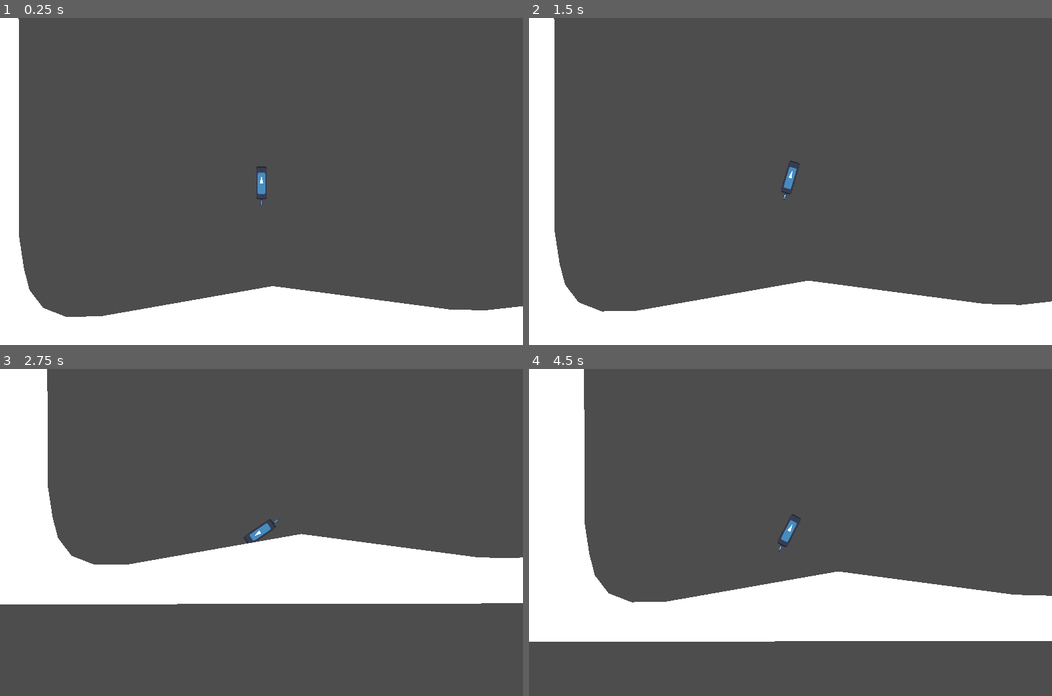
Above: before the commit, frames 1-4 (two rows, left to right).
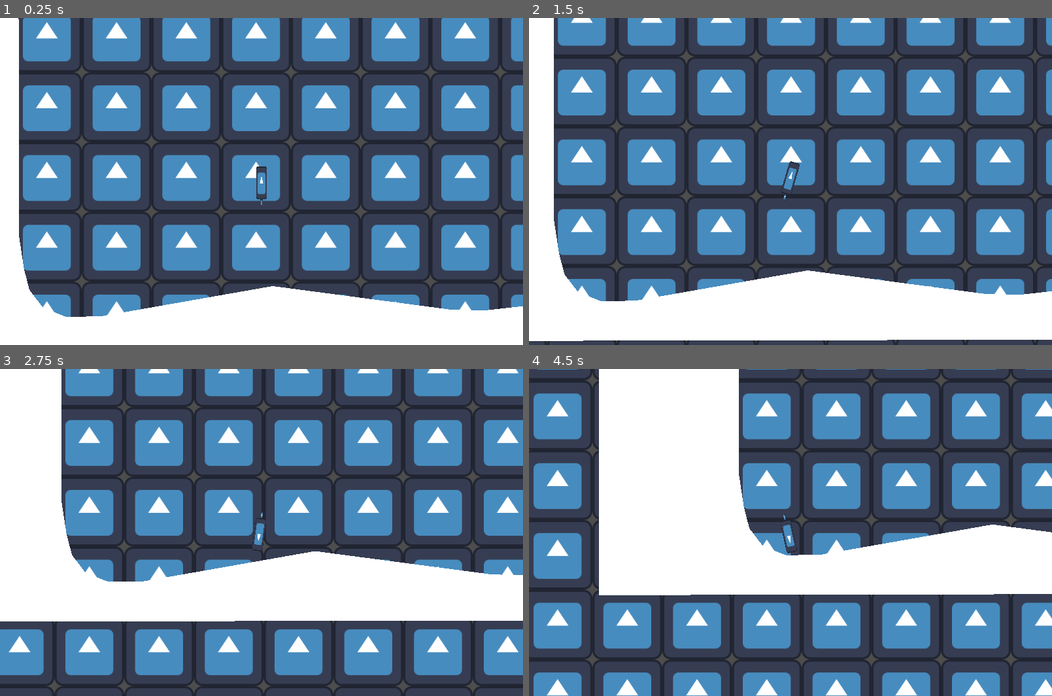
Above: after the commit, the same moments.

Repository: jarsnow/pogo_godot
Game: Godot game, scene res://scenes/main.tscn
The game is run twice, just before and just after one commit, with the same random seed, the same clock (stepped at 60 frames per second) and the same inputs. The engine's default icon, where the game draws it, is replaced by a stand-in: a white triangle on a blue panel in a dark square.
Inputs:
- Up to frame 1 (0.25 s): no input
- Up to frame 2 (1.5 s): hold Space (jump) 0.53-1.28 s; tap D (turn_clockwise) at 1.35 s
- Up to frame 3 (2.75 s): tap Space (jump) at 1.52, 1.55, 1.82, 2.3 s; hold A (turn_counterclockwise) from 2.03 s (still down)
- Up to frame 4 (4.5 s): release A (turn_counterclockwise) at 2.78 s; tap Space (jump) at 2.85, 3.02, 3.32, 3.77, 3.8, 4.07 s; hold D (turn_clockwise) 3.53-4.28 s; tap R (reset) at 4.15 s; tap A (turn_counterclockwise) at 4.35 s

The runs differ from the first frame. In frame 1, 49% of the frame differs, in the area x 3-100%, y 0-92%; in frame 2, 49%; in frame 3, 52%; in frame 4, 74%, in the area x 0-100%, y 0-100%.

Commit message:
I believe as accurate as I want it now

Diff:
--- a/scenes/main.tscn
+++ b/scenes/main.tscn
@@ -1,14 +1,21 @@
-[gd_scene load_steps=5 format=3 uid="uid://d1sle448q3qa8"]
+[gd_scene load_steps=6 format=3 uid="uid://d1sle448q3qa8"]
 
 [ext_resource type="Script" path="res://scripts/main.gd" id="1_j5k7r"]
 [ext_resource type="PackedScene" uid="uid://cfg0qt71lmmd8" path="res://scenes/player.tscn" id="1_l87f0"]
 [ext_resource type="PackedScene" uid="uid://by06c856ll3jb" path="res://scenes/collision_map.tscn" id="2_rkduw"]
+[ext_resource type="Texture2D" uid="uid://78idod2x4s4x" path="res://assets/icon.svg" id="4_kq2dd"]
 
 [sub_resource type="CircleShape2D" id="CircleShape2D_eo2h5"]
 radius = 1.0
 
 [node name="Main" type="Node2D"]
 script = ExtResource("1_j5k7r")
+
+[node name="Sprite2D" type="Sprite2D" parent="."]
+texture_repeat = 2
+texture = ExtResource("4_kq2dd")
+region_enabled = true
+region_rect = Rect2(0, 0, 10000, 10000)
 
 [node name="Player" parent="." instance=ExtResource("1_l87f0")]
 position = Vector2(450, 305)
--- a/scenes/player.tscn
+++ b/scenes/player.tscn
@@ -56,4 +56,17 @@
 wait_time = 0.05
 one_shot = true
 
+[node name="ChargedPogoVFX" type="CPUParticles2D" parent="."]
+position = Vector2(0, 38)
+amount = 24
+spread = 180.0
+gravity = Vector2(0, 300)
+initial_velocity_min = 100.0
+initial_velocity_max = 400.0
+color = Color(0.998908, 0.726407, 0.188377, 1)
+
+[node name="ChargedJumpVFX" type="CPUParticles2D" parent="."]
+position = Vector2(0, 38)
+emitting = false
+
 [connection signal="body_shape_entered" from="." to="." method="_on_body_shape_entered"]
--- a/scripts/player.gd
+++ b/scripts/player.gd
@@ -3,14 +3,12 @@
 signal ground_player
 signal unground_player
 
+# information used for functions of the player
 var grounded: bool = false
 var boosted: bool = false
 var currently_colliding_ground: bool = false
-
 var rotation_for_boost: float = 0
-
 var y_velocity_before_ground: float = 0
-
 var last_touched_ground_normal: Vector2 = Vector2.ZERO
 var last_rotation: float = 0
 
@@ -18,10 +16,7 @@
 @export var base_jump_power: int = 500
 
 # the float that is multiplied to the bonus jump boost difference
-@export var jump_boost_dampening: float = 0.9
 @export var rotation_power: int = 40000
-
-# used to determine the
 
 # Called when the node enters the scene tree for the first time.
 func _ready():
@@ -46,9 +41,7 @@
 # Called every frame. 'delta' is the elapsed time since the previous frame.
 func _process(delta):
 
-	# test reset
-	if Input.is_action_just_pressed("reset"):
-		unground()
+	$ChargedPogoVFX.set_emitting(boosted)
 
 
 func handle_input(delta):
@@ -72,9 +65,6 @@
 
 		jump()
 
-
-
-# TODO: take into consideration the angle of the floor the player is on at the time of the jump
 # TODO: implement jump dampening
 # should push the player in that direction slightly
 # jump power can be modified by three variables:
@@ -84,8 +74,6 @@
 func jump():
 	var local_up = Vector2.UP.rotated(rotation)
 
-	# elapsed
-
 	# mid section represents the set section of time left after the autojump timer has stopped
 	var player_timer_midsection = $PlayerJumpTimer.wait_time - $AutoJumpTimer.wait_time
 
@@ -100,7 +88,7 @@
 	const manual_jump_slope = 1 - manual_jump_y_intercept
 
 	const boost_multiplier = 1.4
-	const full_jump_multiplier = 1.2
+	const full_jump_multiplier = 1.1
 
 	var jump_multiplier = 1
 
@@ -109,13 +97,14 @@
 	elif ($PlayerJumpTimer.is_stopped()): # check for full jump
 		if (boosted):
 			jump_multiplier = boost_multiplier
-			boosted = false
 		else:
 			jump_multiplier = full_jump_multiplier
 	else:
 		# equation to find the force of a partially charged jump
 		var progress_ratio = midsection_elapsed / player_timer_midsection
 		jump_multiplier = manual_jump_slope * progress_ratio + manual_jump_y_intercept
+
+	boosted = false
 
 	unground()
 
@@ -148,14 +137,6 @@
 	if(abs(rotation_for_boost) >= PI * (3/2)):
 		boosted = true
 
-
-	# sometimes the player will hit the ground again before the bonk cooldown is over
-	# when the timer has just ended, check if the player is on the ground
-	# if so, bonk the player
-	#if $BonkCooldown.is_stopped() and currently_colliding_ground and !grounded:
-		#bonk()
-
-
 func handle_grounded_change(colliding_shape:String, is_jump=false):
 
 	# normal bonk (was in air and then body hit the ground)
@@ -228,6 +209,7 @@
 
 		# reset the rotation for charge
 		rotation_for_boost = 0
+		boosted = false
 
 		$BonkCooldown.start()
 
